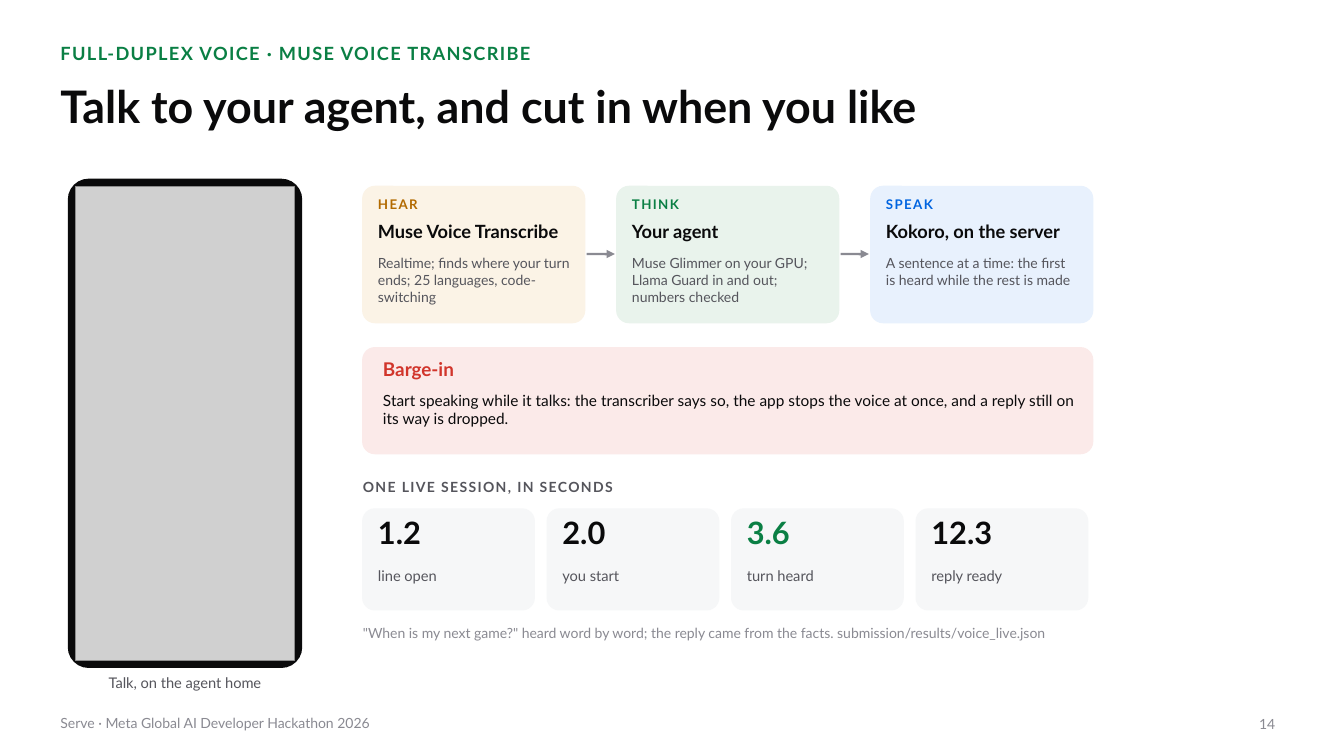
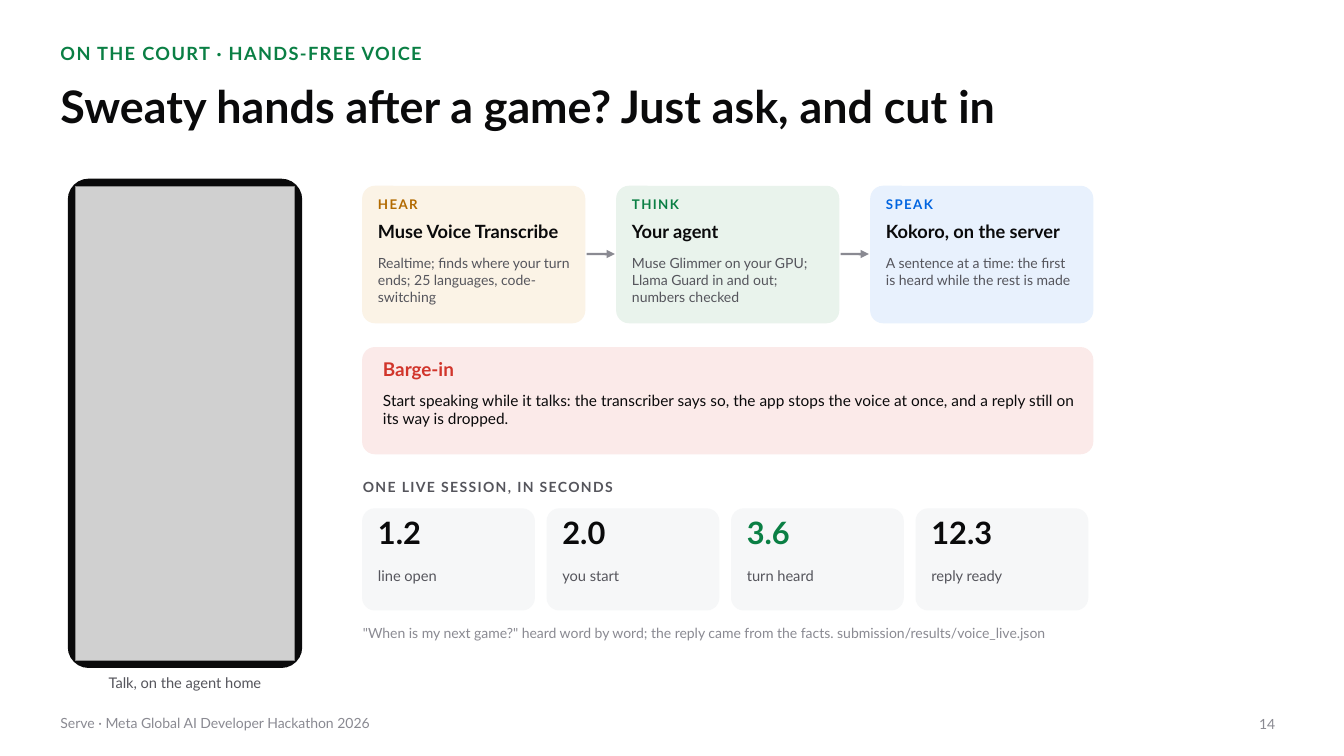
Before and after one commit to gino6178/serve-meta-hackathon, a slide deck: slide 14 of video/deck/Serve_Meta_deck.pptx. Drawn at 1344x756 pixels with LibreOffice and Linux fonts; fonts in the diff are those of the drawing; grey boxes stand for pictures. Boxes give left, top, right and bottom in pixels: in the first picture for what was removed or moved away, otherwise in the second. Text is boxed around its words. In the diff, an @@ line names an element or a change of style, - is before the commit and + after.

```diff
--- a/video/deck/Serve_Meta_deck.pptx
+++ b/video/deck/Serve_Meta_deck.pptx
@@ text at box(60, 46, 422, 60): text changed @@
-FULL-DUPLEX VOICE · MUSE VOICE TRANSCRIBE
+ON THE COURT · HANDS-FREE VOICE
@@ title at box(60, 89, 995, 131): text changed @@
-Talk to your agent, and cut in when you like
+Sweaty hands after a game? Just ask, and cut in
```
Also in this commit, not shown: 6 other slides changed, 2 other files.
